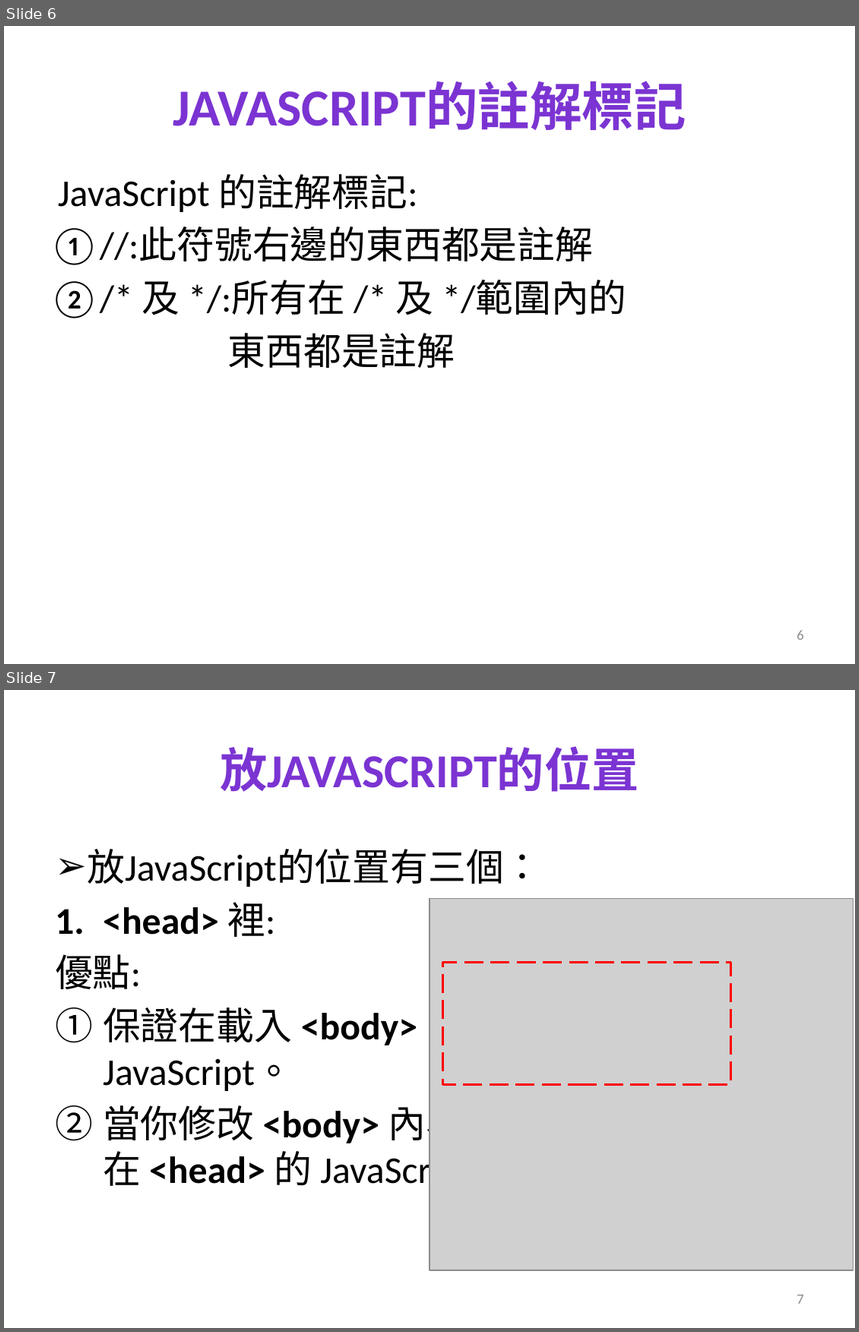
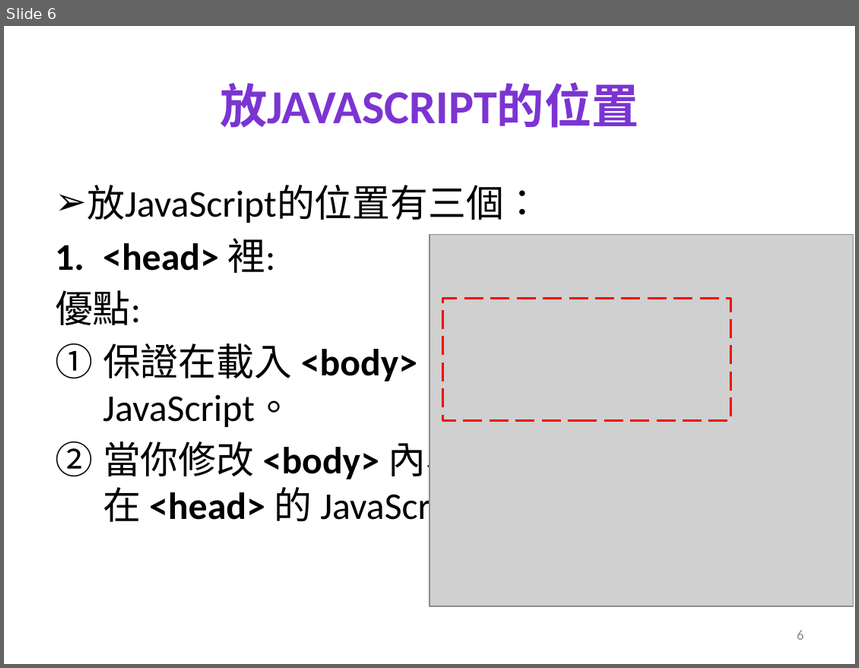
Before and after one commit to mos2718/W1, a slide deck: JS_Introduction/whereToWriteJS.pptx. Shown one above the other, each under a label of ours: slides 6 and 7 before the commit, slide 6 after it. The pictures are 859x1332 and 859x668 pixels, drawn with LibreOffice and Linux fonts; fonts in the diff are those of the drawing; grey boxes stand for pictures. Boxes give left, top, right and bottom in pixels: in the first picture for what was removed or moved away, otherwise in the second. Text is boxed around its words. In the diff, an @@ line names an element or a change of style, - is before the commit and + after.

```diff
--- a/JS_Introduction/whereToWriteJS.pptx
+++ b/JS_Introduction/whereToWriteJS.pptx
@@ slide 6 removed at (4,26,855,664), background #FFFFFF @@
@@ title removed at (173,82,686,130) @@
-JAVASCRIPT的註解標記
@@ text removed at (50,174,627,368) @@
-JavaScript 的註解標記:
-1. //:此符號右邊的東西都是註解
-2. /* 及 */:所有在 /* 及 */範圍內的
-東西都是註解
@@ page number removed at (797,630,804,640) @@
-6
@@ what was slide 7 is now slide 6 @@
@@ page number at (797,630,804,640): text changed @@
-7
+6
```
Also in this commit, not shown: 3 slides changed.
